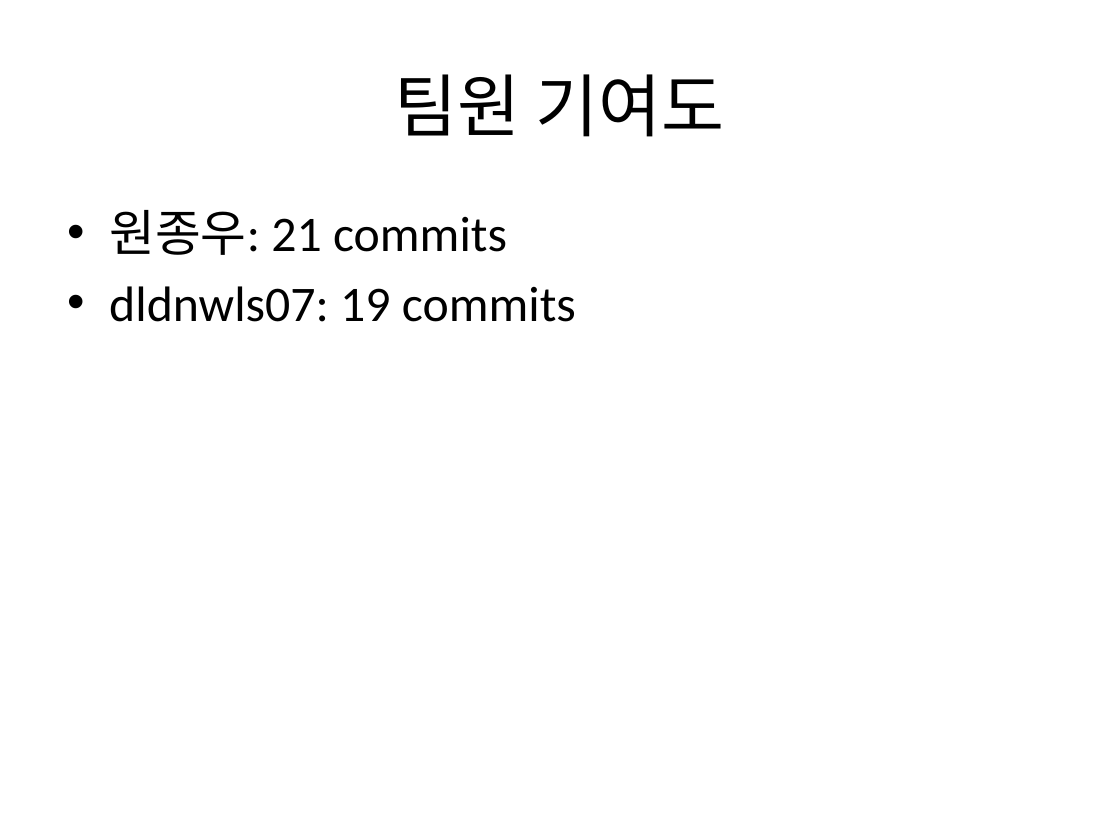
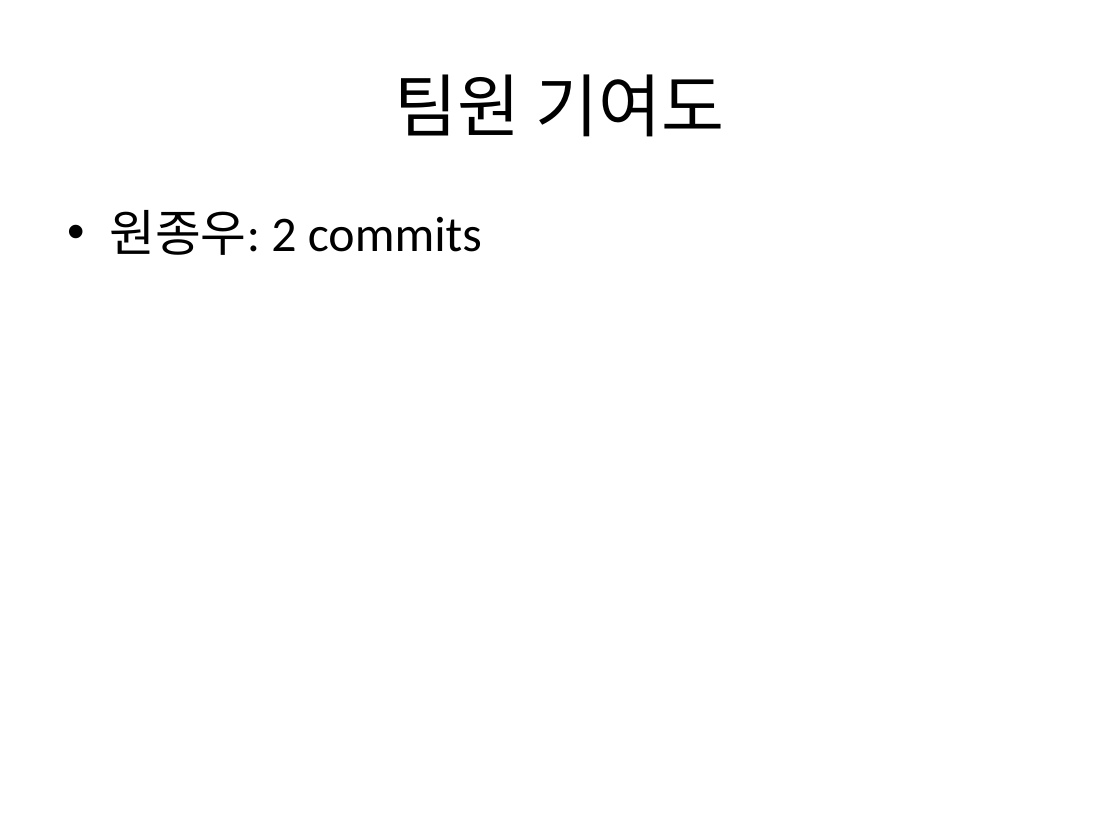
Before and after one commit to Jongwoo0101/worksight-commit-bot, a slide deck: slide 2 of data/commit_report.pptx. Drawn at 1120x840 pixels with LibreOffice and Linux fonts; fonts in the diff are those of the drawing. Boxes give left, top, right and bottom in pixels: in the first picture for what was removed or moved away, otherwise in the second. Text is boxed around its words. In the diff, an @@ line names an element or a change of style, - is before the commit and + after.

Commit message:
feat: target repo 신규 커밋 2건 반영 - fix(nav): 다중 팀 환경 네비게이션 바 채팅방 라우팅 버그 수정
- Navbar 컴포넌트에서 "메시지" 버튼 클릭 시 무조건 배열의 첫 번째 팀(teams[0]) 채팅방으로 이동하던 하드코딩 로직 제거
- 현재 URL 경로의 param, 직원의 실제 소속 팀(memberTeamMap)을 우선적으로 판별하여 정확한 팀의 채팅방 URL을 생성하도록 개선 작성자: 원종우 코드: f836fb2
- fix(meeting): 다중 팀 환경 회의실 목록 조회 409 에러 및 데이터 꼬임 버그 수정

- [Backend] MeetingRoomController 및 MeetingRoomService의 조회 로직에 teamId 파라미터를 추가하여 명시된 팀의 회의실만 반환하도록 수정
- [Frontend] api.ts(getMeetings) 및 videoCallStore(loadRooms)에서 API 호출 시 teamId를 Query String으로 전달하도록 개선
- [Frontend] useMeetingRoomController에서 현재 컨텍스트의 활성화된 팀 ID를 파악하여 명시적으로 백엔드에 요청하도록 수정 (무조건 첫 번째 팀을 가져오던 로직 제거) 작성자: 원종우 코드: e2c8b13

```diff
--- a/data/commit_report.pptx
+++ b/data/commit_report.pptx
@@ text at (x1=109, y1=210, x2=482, y2=255): text changed @@
-• 원종우: 21 commits
-• dldnwls07: 19 commits
+• 원종우: 2 commits
```
Also in this commit, not shown: 3 slides added, 1 slide removed, 2 other files.
